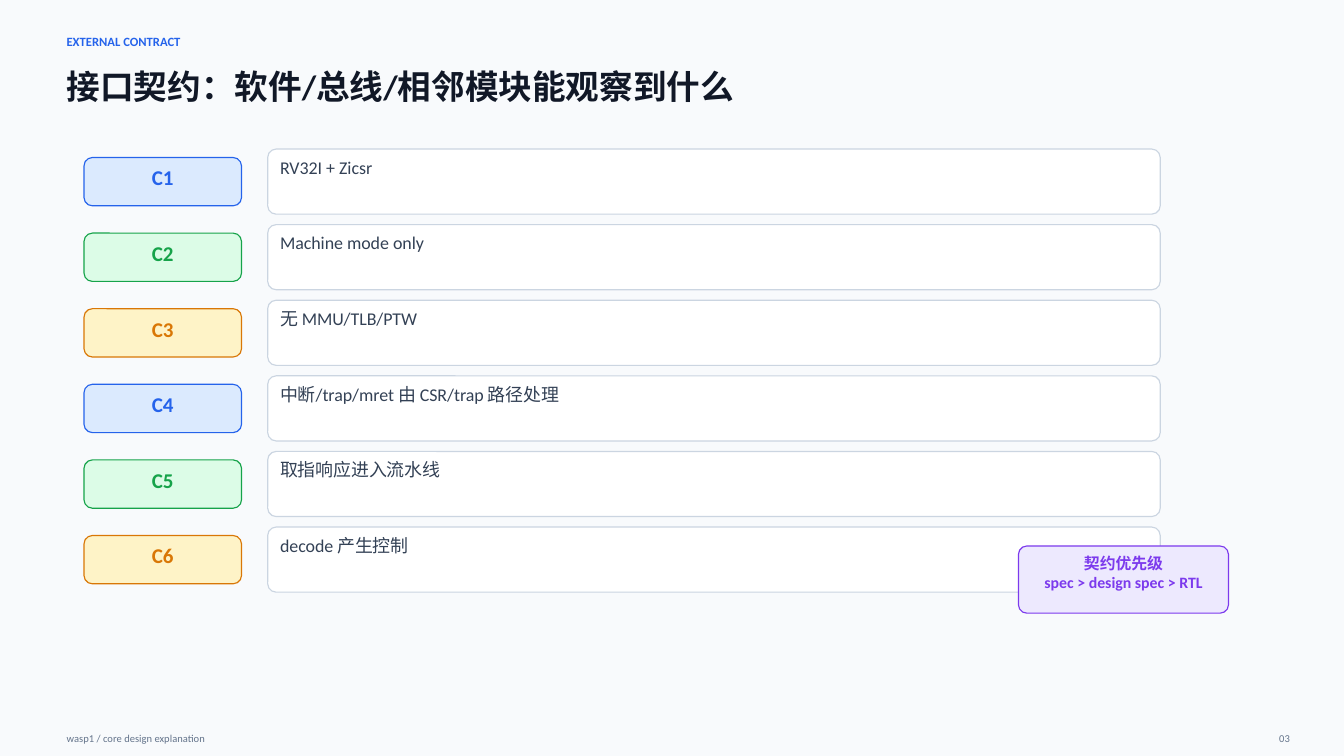
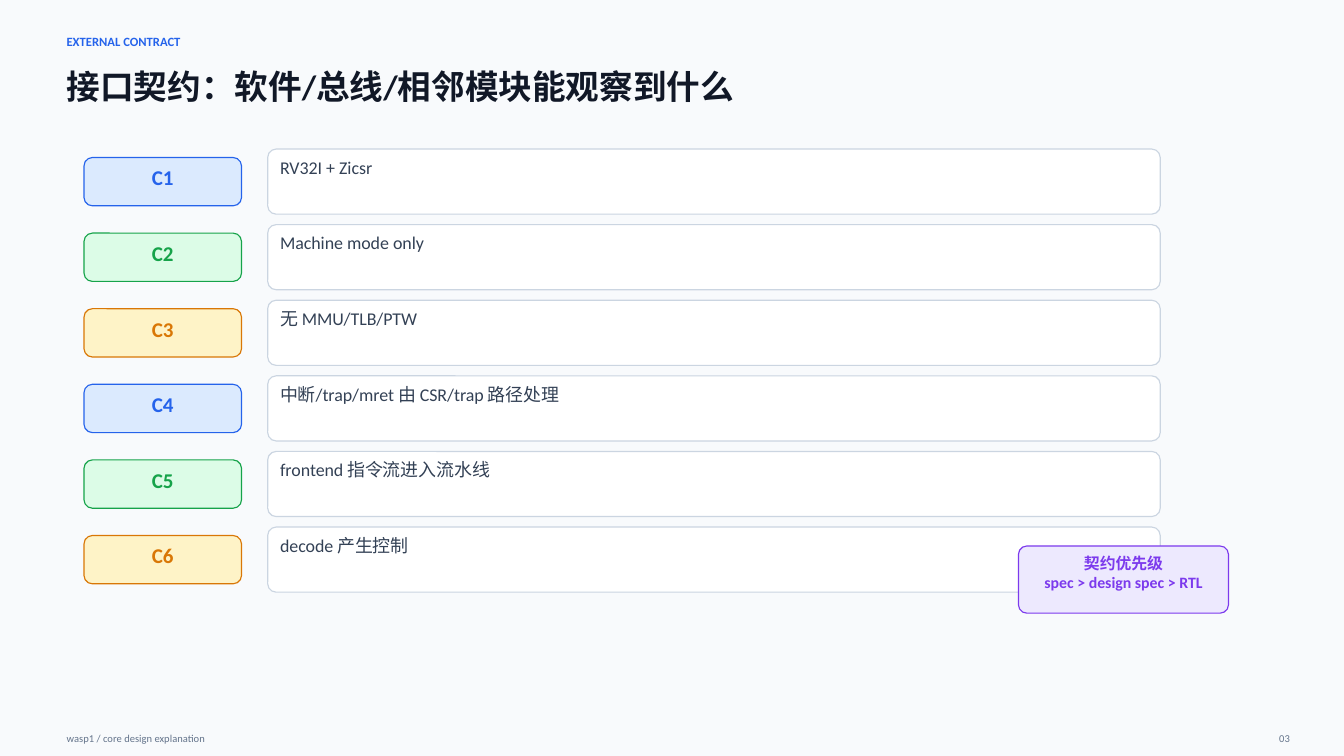
Before and after one commit to bluesszhao-ui/agt_wasp1, a slide deck: slide 3 of core/docs/wasp1_core_design.pptx. Drawn at 1344x756 pixels with LibreOffice and Linux fonts; fonts in the diff are those of the drawing. Boxes give left, top, right and bottom in pixels: in the first picture for what was removed or moved away, otherwise in the second. Text is boxed around its words. In the diff, an @@ line names an element or a change of style, - is before the commit and + after.

Commit message:
Refactor core fetch to frontend stream

```diff
--- a/core/docs/wasp1_core_design.pptx
+++ b/core/docs/wasp1_core_design.pptx
@@ text in rounded rectangle at bbox=[280, 461, 490, 478]: text changed @@
-取指响应进入流水线
+frontend 指令流进入流水线
```
Also in this commit, not shown: 4 other slides changed, 25 other files.
